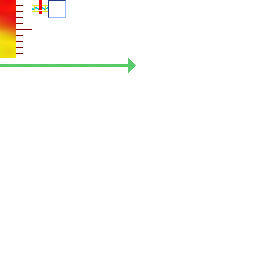
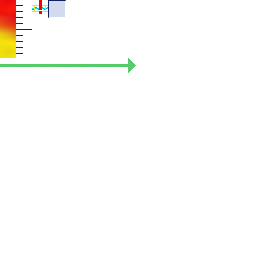
Layers edited between the first and the second 256x256 image:
added layer "Layer 4" (50%) above "slotselect" over [49, 1, 65, 17]
